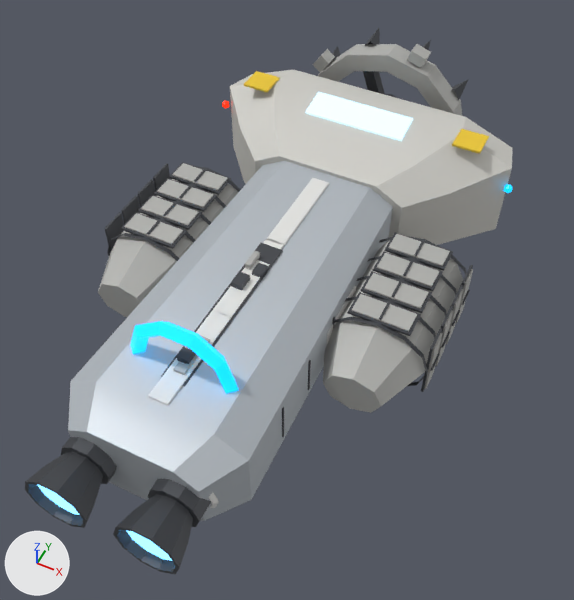
What one commit did to the glTF model godot/assets/ships/excavator.glb.
Camera for both pictures: a camera (50 mm lens) standing at (0.812, -1.591, 1.838) and looking at (0.049, -0.064, -0.071). Arrows for +X, +Y and +Z are at lower left; the lights stay in place. The first picture is the older version. Where no turn or scale is listed for an object, it has been applied to the vertices. Vertices at exactly the same position are counted once.

In view in the first picture: 'Hull', 'Rotor_Wheel'.
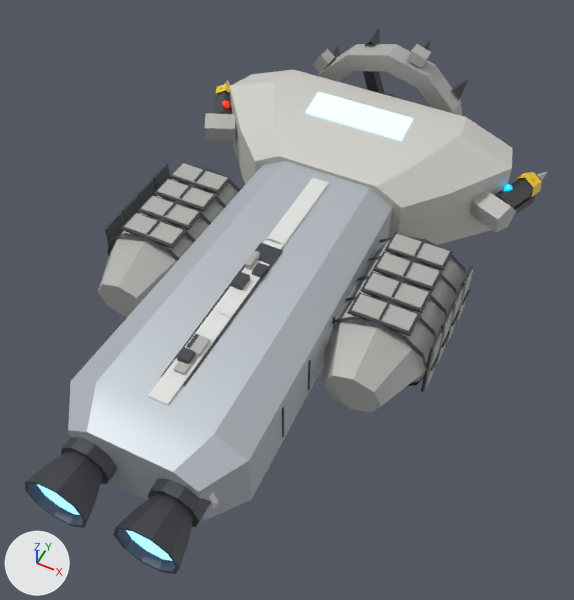
Diff of the bpy script that builds the scene:
```diff
--- a/godot/assets/ships/excavator.glb.py
+++ b/godot/assets/ships/excavator.glb.py
@@ me_hull @@
 # used by ob_hull; location = (0.0, 0.0, 0.0)
-me_hull.from_pydata(...)  # 1284 vertices, 1960 faces; spans x -0.57..0.57, y -1.0..0.84, z -0.21..0.31
+me_hull.from_pydata(...)  # 1312 vertices, 1968 faces; spans x -0.65..0.65, y -1.0..0.84, z -0.21..0.22
+# me_hull part 1: the loose piece of 40 vertices spanning x -0.17..0.17, y -0.6..-0.55, z 0.0..0.31 is deleted
+# me_hull part 2: the loose piece of 8 vertices spanning x -0.44..-0.34, y 0.57..0.66, z 0.21..0.22 is deleted
+# me_hull part 3: the loose piece of 8 vertices spanning x 0.34..0.44, y 0.57..0.66, z 0.21..0.22 is deleted
+# me_hull part 4
+# 68 vertices are added at x -0.65..0.65, y 0.47..0.74, z -0.03..0.09
+# 16 new vertices lie (0.0, 0.0, 0.04) away from vertices in x -0.64..0.64, y 0.54..0.74, z -0.03..0.02
+# 56 new faces join them, mat_hulldark (dark grey #4d5055)
+# 32 new faces join them, mat_shippanel (grey #b5b5b1)
+# 24 new faces join them, mat_hazard (yellow #edc830)
 me_hull.materials.append(mat_shiparmor)
@@ me_harpoon_0 @@
+me_harpoon_0.from_pydata(...)  # 21 vertices, 26 faces; spans x -0.053..0.031, y -0.101..0.068, z -0.041..0.037
+# faces by material slot: [18, 8]
+me_harpoon_0.materials.append(mat_shippanel)  # grey #b5b5b1
+me_harpoon_0.materials.append(mat_hazard)  # yellow #edc830
@@ ob_harpoon_0 @@
+ob_harpoon_0 = bpy.data.objects.new('Harpoon_0', me_harpoon_0)
+ob_harpoon_0.location = (0.616, 0.728, 0.044)
```

Changed parts and their boxes [x1, y1, x2, y2] in the pictures (574 x 600 px):
'Hull', reshaped
    before: [25, 70, 513, 574]
    after: [25, 70, 542, 574]
'Harpoon_0', added (mostly hidden)
    after: [537, 172, 547, 180]
part 1 of me_hull, deleted
    before: [130, 321, 238, 394]
part 2 of me_hull, deleted (yellow)
    before: [244, 71, 279, 92]
part 3 of me_hull, deleted (yellow)
    before: [452, 129, 489, 154]
part 4 of me_hull, added
    after: [205, 83, 542, 232]
